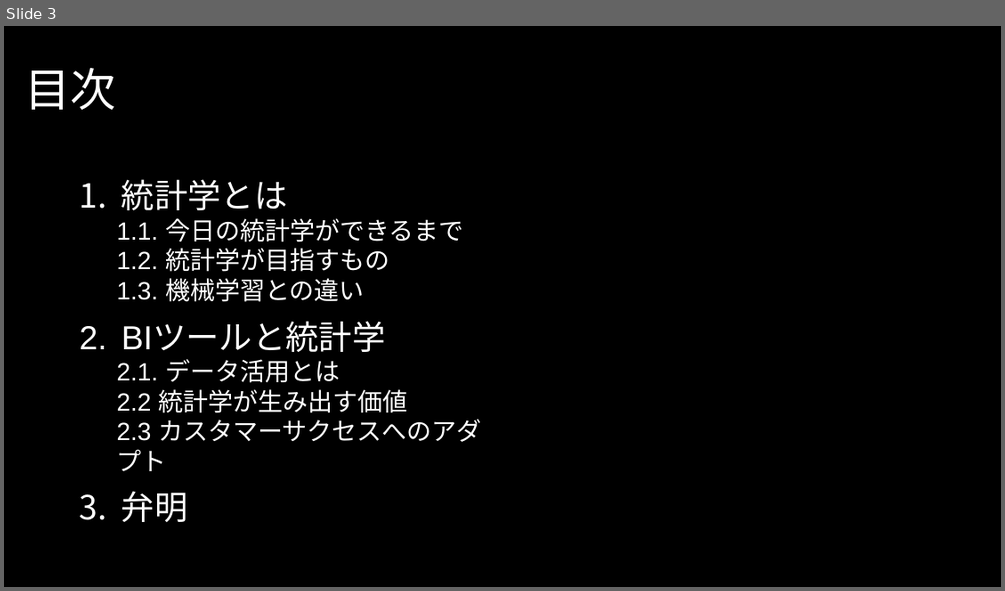
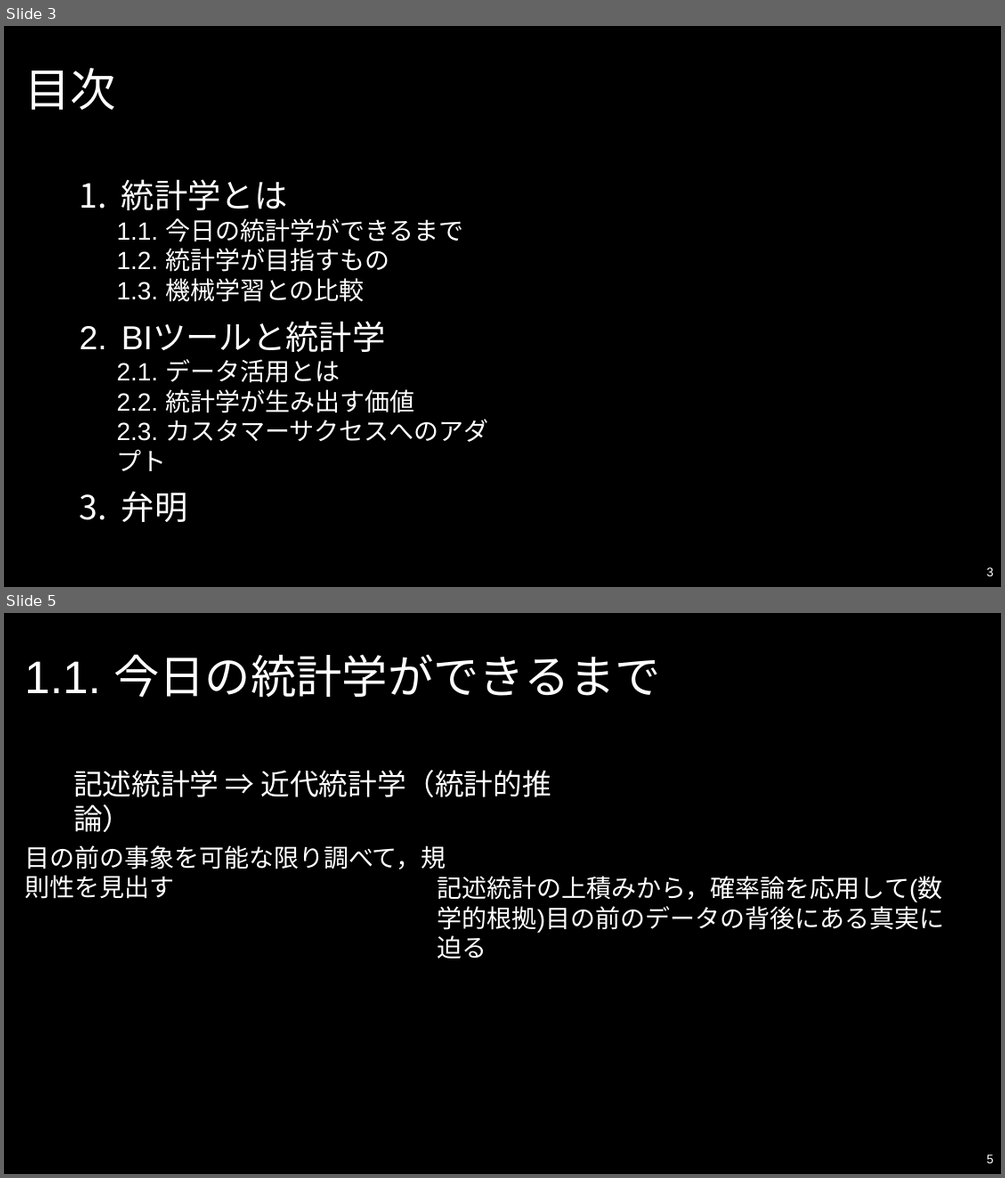
Before and after one commit to Yoshifumi14/stats, a slide deck: slide/統計学とは/LT資料「統計学とは」.pptx. Shown one above the other, each under a label of ours: slide 3 before the commit, slides 3 and 5 after it; the slides between them are not shown. The pictures are 1005x591 and 1005x1178 pixels, drawn with LibreOffice and Linux fonts; fonts in the diff are those of the drawing; background and template pictures are left out. Boxes give left, top, right and bottom in pixels: in the first picture for what was removed or moved away, otherwise in the second. Text is boxed around its words. In the diff, an @@ line names an element or a change of style, - is before the commit and + after.

```diff
--- a/slide/統計学とは/LT資料「統計学とは」.pptx
+++ b/slide/統計学とは/LT資料「統計学とは」.pptx
@@ slide 5 added at [4,613,1001,1174], background picture (left out) @@
@@ title added at [24,654,661,698], 44 pt, text #FFFFFF @@
+1.1. 今日の統計学ができるまで
@@ text added at [73,770,551,797], 28 pt, text #FFFFFF @@
+記述統計学 ⇒ 近代統計学（統計的推論）
@@ text added at [24,845,445,899], 24 pt, text #FFFFFF @@
+目の前の事象を可能な限り調べて，規則性を見出す
@@ text added at [437,876,944,933], 24 pt, text #FFFFFF @@
+記述統計の上積みから，確率論を応用して(数学的根拠)目の前のデータの背後にある真実に迫る
@@ page number added at [987,1154,994,1163], 12 pt, text #FFFFFF @@
+5
@@ slide 3 changed as well @@
@@ text at [117,278,364,302]: text changed @@
-  1.3. 機械学習との違い
+  1.3. 機械学習との比較
@@ text at [117,389,488,471]: text changed @@
-  2.2 統計学が生み出す価値
-  2.3 カスタマーサクセスへのアダプト
+  2.2. 統計学が生み出す価値
+  2.3. カスタマーサクセスへのアダプト
@@ page number added at [987,567,994,576], 12 pt, text #FFFFFF @@
+3
```
Also in this commit, not shown: 5 other slides changed, 10 other slides added, 2 slides removed, 4 other files.
